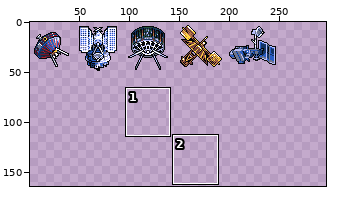
Pixel-art file, stored at img/ase src/all of them.ase. The first picture is a wide view before the edit; the outline marks the close-up.
Close-up. Before the commit:
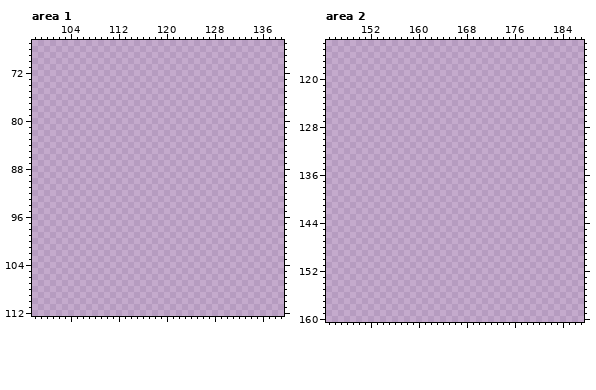
320x180 pixels, 1 frame. Shown: area 1: x 98..139, y 67..112; area 2: x 145..187, y 114..160. The old version is drawn lined up with the new one. The wide view leaves out empty margins. The commit also changed other parts of the picture, which this record leaves out.
Now the later version:
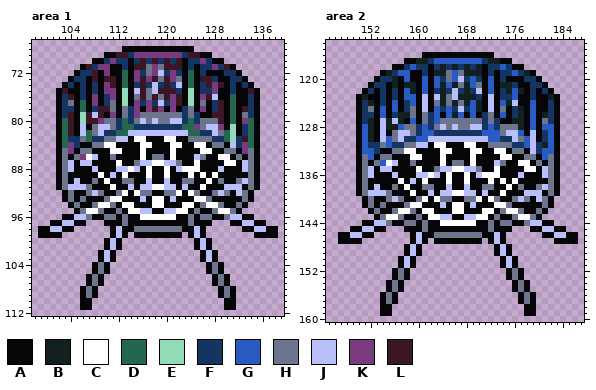
Palette (. is transparent): A #060608  B #122020  C #ffffff  D #23674e  E #92dcba  F #143464  G #285cc4  H #6d758d  J #b9bffb  K #793a80  L #3b1725
Diff:
whole drawing moved by -24,-22 (the old picture is shown already moved)
Changed rows in their new state; - is an unchanged pixel.
Area 1:
first column x 99:
 68 --------------AAAAAAAAAAAA--------------
 69 -----------AALLFKKKKKKKKFLLAA-----------
 70 ---------AAFKFFAFLFLFLFLAFFKFAA---------
 71 -------ALFKKAAFALLHKHLLLAFAFFKFLA-------
 72 ------AFFLAKAADAKFHKJFKFADAFAAAFFA------
 73 -----AFFALALLADAKLKLHLKHADALLFAAFFA-----
 74 ----AFAFAFAKLADAFLFJFLFJADAFLKLAFAFA----
 75 ---ALAAFAFAKKAEAJLHJLLLFAEAFFKAAFAALA---
 76 ---AFLAFAKAFKAEAHLHLHLKLAEAKLJAADAAFA---
 77 ---AFHADAKAFHAEAKFKFJFKLAEAHAFLADAAFA---
 78 ---AFFADAFLLHAHFKAKLKAKAFHAKAFLADALFA---
 79 ---AFLAELJLAKAHFKHHHHHHHFHFAALLADAHFA---
 80 ---ADLAELLKHHFDFHJHJHHJJFDFHHHLADAKDA---
 81 ---ADLAJAHJJHFDDFFFFFFFFDDKHJJKAEAFDA---
 82 ---ADLAJDHJFFDDJJJJJJJJJJDDFFJHDEAFDA---
 83 ---ADFFHDFFHHJJACCAAACCAAHHHHFFDEFLDA---
 84 ---ADKFAAHHCCAAAACCAAACCAACCAHHAJFKDA---
 85 ---AHKAHHAAACCAAACAAAACAAAACCAAHHAKHA---
 86 ---AHAHKCJAAHAAAACAHHACAAAJHAACCAHAHA---
 87 ---AHJAJJAAAACAAHJJCCJJHAACAAAACCAJHA---
 88 ---AHJAAAJAAAJJCJACAACAJCCCAAAJAAAJHA---
 89 ---AHAAAAACAJACAAACAACAAACACACAAAAAHA---
 90 ---AHAJAAHACAAHHAAJAAJAAHHAACAHAAHJHA---
 91 ---AHJJJHAAACAAJAJJCCJJAJAACAAAJJJAHA---
 92 ----AHAAHJHAAHCACHHAAHHCACHAAHJHAJHA----
 93 ----AHAHAAAHCCAAAJACCAJAAACCHAAAAAHA----
 94 -----AHAAHCCHACCAAACCAAACCAHCCHAAHA-----
 95 ------AHCCHAAHACCJJAAJJCCAHAAHCCHA------
 96 ----AAJJHAAHHAHAACCCCCCAAHAHHAAHJJAA----
 97 --AAJJAA---AAAHAAAAAAAAAAHAAA---AAJJAA--
 98 AAJJAA------AJAAHHHHHHHHAAJA------AAJJAA
 99 AAAA--------AJA-AAAAAAAA-AJA--------AAAA
100 -----------AJA------------AJA-----------
101 -----------AJA------------AJA-----------
102 ----------AJA--------------AJA----------
103 ----------AJA--------------AJA----------
104 ---------AHA----------------AHA---------
105 ---------AHA----------------AHA---------
106 --------AHA------------------AHA--------
107 --------AHA------------------AHA--------
108 -------AHA--------------------AHA-------
109 -------AHA--------------------AHA-------
110 -------AA----------------------AA-------
111 -------AA----------------------AA-------
Area 2:
first column x 147:
116 --------------AAAAAAAAAAAA--------------
117 -----------AABBFGGGGGGGGFBBAA-----------
118 ---------AAFGFFAFBFBFBFBAFFGFAA---------
119 -------ABFGGAAFABBHGHBBBAFAFFGFBA-------
120 ------AFFBAGAAGAGFHGJFGFAGAFAAAFFA------
121 -----AFFABABBAGAGBGBHBGHAGABBFAAFFA-----
122 ----AFAFAFAGBAGAFBFJFBFJAGAFBGBAFAFA----
123 ---ABAAFAFAGGAJAJBHJBBBFAJAFFGAAFAABA---
124 ---AFBAFAGAFGAJAHBHBHBGBAJAGBJAAGAAFA---
125 ---AFHAGAGAFHAJAGFGFJFGBAJAHAFBAGAAFA---
126 ---AFFAGAFBBHAHFGAGBGAGAFHAGAFBAGABFA---
127 ---AFBAJBJBAGAHFGHHHHHHHFHFAABBAGAHFA---
128 ---AGBAJBBGHHFGFHJHJHHJJFGFHHHBAGAGGA---
129 ---AGBAJAHJJHFGGFFFFFFFFGGGHJJGAJAFGA---
130 ---AGBAJGHJFFGGJJJJJJJJJJGGFFJHGJAFGA---
131 ---AGFFHGFFHHJJACCAAACCAAHHHHFFGJFBGA---
132 ---AGGFAAHHCCAAAACCAAACCAACCAHHAJFGGA---
133 ---AHGAHHAAACCAAACAAAACAAAACCAAHHAGHA---
134 ---AHAHGCJAAHAAAACAHHACAAAJHAACCAHAHA---
135 ---AHJAJJAAAACAAHJJCCJJHAACAAAACCAJHA---
136 ---AHJAAAJAAAJJCJACAACAJCCCAAAJAAAJHA---
137 ---AHAAAAACAJACAAACAACAAACACACAAAAAHA---
138 ---AHAJAAHACAAHHAAJAAJAAHHAACAHAAHJHA---
139 ---AHJJJHAAACAAJAJJCCJJAJAACAAAJJJAHA---
140 ----AHAAHJHAAHCACHHAAHHCACHAAHJHAJHA----
141 ----AHAHAAAHCCAAAJACCAJAAACCHAAAAAHA----
142 -----AHAAHCCHACCAAACCAAACCAHCCHAAHA-----
143 ------AHCCHAAHACCJJAAJJCCAHAAHCCHA------
144 ----AAJJHAAHHAHAACCCCCCAAHAHHAAHJJAA----
145 --AAJJAA---AAAHAAAAAAAAAAHAAA---AAJJAA--
146 AAJJAA------AJAAHHHHHHHHAAJA------AAJJAA
147 AAAA--------AJA-AAAAAAAA-AJA--------AAAA
148 -----------AJA------------AJA-----------
149 -----------AJA------------AJA-----------
150 ----------AJA--------------AJA----------
151 ----------AJA--------------AJA----------
152 ---------AHA----------------AHA---------
153 ---------AHA----------------AHA---------
154 --------AHA------------------AHA--------
155 --------AHA------------------AHA--------
156 -------AHA--------------------AHA-------
157 -------AHA--------------------AHA-------
158 -------AA----------------------AA-------
159 -------AA----------------------AA-------
